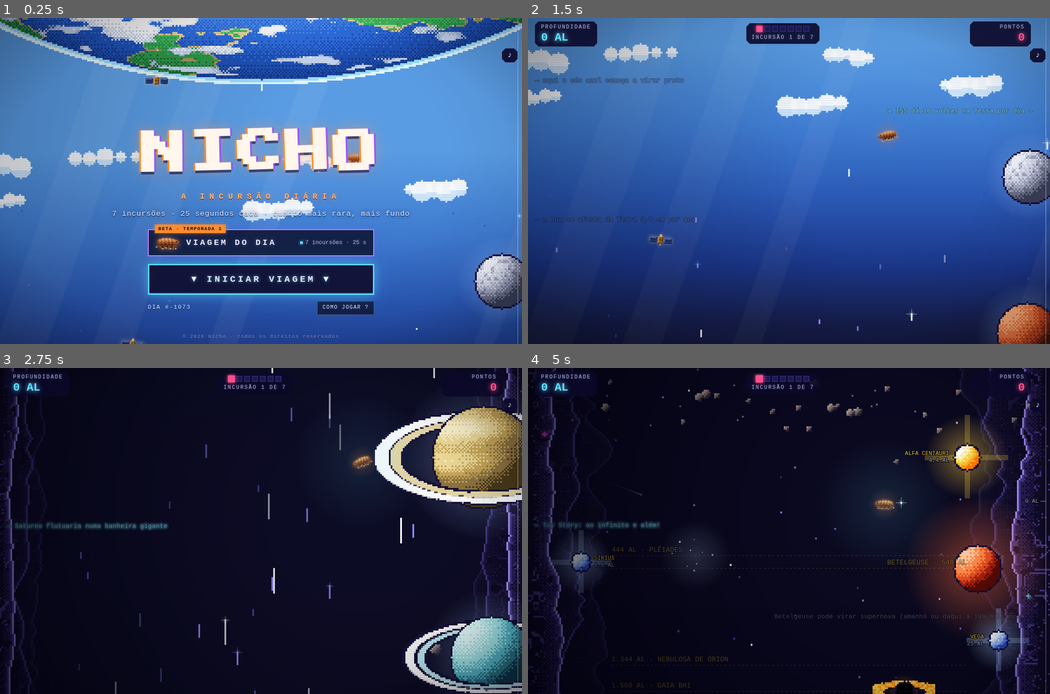
Above: before the commit, frames 1-4 (two rows, left to right).
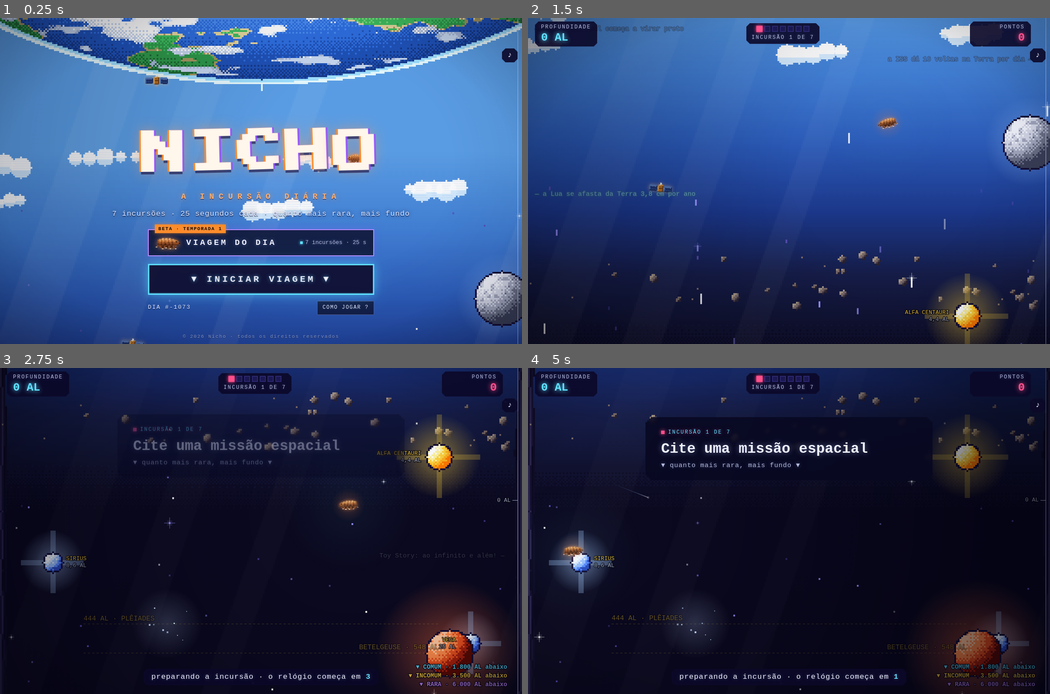
Above: after the commit, the same moments.

Repository: pedro1ace/nichoojogo
Game: browser game, page jogo/index.html
Two runs of this game, one before a commit and one after it. Both use one fixed random seed, a clock stepped at 60 frames per second and the inputs below.
Inputs:
- Up to frame 1 (0.25 s): no input
- Up to frame 2 (1.5 s): click "▼ INICIAR VIAGEM ▼" at 0.27 s; hold Right from 1.03 s (still down); tap Space at 1.1 s
- Up to frame 3 (2.75 s): release Right at 1.53 s; hold Down 1.58-1.85 s; tap Space at 1.6, 2.1, 2.6 s; hold Left 1.9-2.47 s; hold Right from 2.52 s (still down)
- Up to frame 4 (5 s): tap Space every 0.5 s from 3.1 to 4.6 s; release Right at 3.18 s; hold Left 3.23-3.67 s; hold Down 3.72-4.05 s; hold Right 4.1-4.6 s; hold Down 4.65-4.92 s; hold Left from 4.97 s (still down)

The runs differ from the first frame. In frame 1, 1.6% of the frame differs, in the area x 90-100%, y 72-95%; in frame 2, 64%, in the area x 0-100%, y 0-100%; in frame 3, 30%; in frame 4, 32%.

Commit message:
Escala visual maior (16 px por ponto), descida inicial curta e supernova épica (carrega, dobra espacial, impacto)
Co-Authored-By: Claude Opus 5.5 (1M context) <noreply@anthropic.com>
Claude-Session: https://claude.ai/code/session_01RMtWH58epNxSVSB9XNG4Xh

Diff:
--- a/jogo/cena.js
+++ b/jogo/cena.js
@@ -11,16 +11,16 @@
 // O começo da viagem (u de 0 a AL_INICIAL) é a saída do Sistema Solar, na descida inicial.
 
 const AL_POR_PONTO = 100; // anos-luz de verdade por ponto
-const U_POR_PONTO = 14; // unidades da cena por ponto: 7 px de queda por ponto
+const U_POR_PONTO = 32; // unidades da cena por ponto: 16 px de queda por ponto
 const AL_POR_U = AL_POR_PONTO / U_POR_PONTO;
 // Quanto cada resposta faz viajar, em unidades da cena (proporcional aos pontos:
-// óbvia 8 a 15 pts = 56 a 105 px; rara 60 a 90 = 420 a 630 px; supernova 100 = 700 px).
+// óbvia 8 a 15 pts = 128 a 240 px; rara 60 a 90 = 960 a 1.440 px; supernova 100 = 1.600 px).
 function viagem(pontos) {
   return pontos > 0 ? pontos * U_POR_PONTO : 0;
 }
-// A viagem "conta" depois de sair do Sistema Solar: ao iniciar, o tardígrado desce
-// da Terra, passa pelos planetas e chega aqui. Distância e réguas contam a partir daqui (o "0").
-const AL_INICIAL = 2000;
+// A viagem "conta" logo acima da atmosfera: ao iniciar, o tardígrado desce rapidinho
+// da Terra, passando pela Lua, até aqui. Distância e réguas contam a partir daqui (o "0").
+const AL_INICIAL = 420;
 // posição na cena (u) de algo a "al" anos-luz de verdade, e o contrário
 const U = (al) => AL_INICIAL + al / AL_POR_U;
 const anosLuz = (u) => Math.max(0, Math.round((u - AL_INICIAL) * AL_POR_U));
@@ -31,16 +31,19 @@
 
 // "Peso" da resposta: a óbvia é leve como uma pena, a rara é densa.
 function pesoQueda(pontos, supernova) {
-  return supernova ? 1 : Math.min(1, Math.max(0, pontos) / 100);
+  return supernova ? 2 : Math.min(1, Math.max(0, pontos) / 100);
 }
 // Quanto tempo a caixa leva para cair: a leve plana devagar, a pesada despenca.
 function duracaoQueda(pontos, supernova) {
+  if (supernova) return 3400; // carrega, segura e despenca
   return Math.round(3800 - 2000 * Math.sqrt(pesoQueda(pontos, supernova)));
 }
 // Curva da queda: leve = começa e termina macio (desliza); pesada = acelera até o fim
 // e para de uma vez (o "baque" e o tremor vêm na chegada).
 function curvaQueda(t, peso) {
   t = Math.min(1, Math.max(0, t)); // o quadro pode chegar um pouquinho antes do início
+  // supernova (peso 2): sobe um tiquinho carregando, e então mergulha acelerando até o fundo
+  if (peso > 1.5) return t < 0.22 ? -0.025 * Math.sin((Math.PI * t) / 0.22) : Math.pow((t - 0.22) / 0.78, 2.6);
   const leve = 0.5 - Math.cos(Math.PI * t) / 2;
   const pesada = Math.pow(t, 2.2);
   return leve + (pesada - leve) * Math.min(1, peso * 1.4);
@@ -73,17 +76,8 @@
 // "x" (0 a 1) é onde o corpo fica na tela; "dy" afasta um pouco o desenho na vertical;
 // "direita" põe o rótulo do outro lado (para marcos próximos não se atropelarem).
 const MARCOS = [
-  { al: 150, nome: "LUA", corpo: "lua" },
-  { al: 330, nome: "MARTE", corpo: "marte" },
-  { al: 480, nome: "CINTURÃO DE ASTEROIDES", cinturao: true },
-  { al: 680, nome: "JÚPITER", corpo: "jupiter" },
-  { al: 930, nome: "SATURNO", corpo: "saturno" },
-  { al: 1160, nome: "URANO", corpo: "urano" },
-  { al: 1360, nome: "NETUNO", corpo: "netuno" },
-  { al: 1530, nome: "PLUTÃO", corpo: "plutao" },
-  { al: 1650, nome: "CINTURÃO DE KUIPER", cinturao: true },
-  { al: 1760, nome: "VOYAGER 1", voyager: true },
-  { al: 1890, nome: "NUVEM DE OORT", cinturao: true },
+  { al: 170, nome: "LUA", corpo: "lua" },
+  { al: 330, nome: "CINTURÃO DE ASTEROIDES", cinturao: true },
   // a vizinhança do Sol: perto demais para linha, ficam em volta do ponto de partida
   { real: 4.4, nome: "ALFA CENTAURI", corpo: "estrela", x: 0.84, dy: -26, junto: true },
   { real: 8.6, nome: "SIRIUS", corpo: "azul", x: 0.1, dy: 34, junto: true },
@@ -104,10 +98,7 @@
 const CURIOSIDADES = [
   [40, "aqui o céu azul começa a virar preto"],
   [75, "a ISS dá 16 voltas na Terra por dia"],
-  [200, "a Lua se afasta da Terra 3,8 cm por ano"],
-  [760, "Júpiter tem mais de 90 luas"],
-  [1010, "Saturno flutuaria numa banheira gigante"],
-  [1800, "a Voyager 1 é o objeto humano mais distante da Terra"],
+  [230, "a Lua se afasta da Terra 3,8 cm por ano"],
   [U(200), "Toy Story: ao infinito e além!"],
   [U(950), "Betelgeuse pode virar supernova (amanhã ou daqui a 100 mil anos)"],
   [U(1900), "Gaia BH1 é o buraco negro mais perto da Terra que conhecemos"],
@@ -172,7 +163,7 @@
 }
 
 // 0 perto da Terra, 1 lá no fundo: controla vinheta, brilho e estrelas.
-const escuridao = (al) => Math.min(1, Math.max(0, al / 1200));
+const escuridao = (al) => Math.min(1, Math.max(0, al / 900));
 
 function novaTela(l, a) {
   const c = document.createElement("canvas");
@@ -499,6 +490,7 @@
   // o foguete acompanha a câmera com um atraso suave (mola), ao lado da palavra
   const foguete = { al: 0, x: 0, y: 0 };
   let flash = 0;
+  let dobra = 0; // supernova: as estrelas viram riscos, como num salto para a velocidade da luz
   let quadro = 0;
   let tempo = 0; // segundos: todo movimento usa o tempo, não o número do quadro
   let dt = 1 / 60;
@@ -683,7 +675,7 @@
       const desvio = camera.atual * PX_POR_AL * c.f;
       const primeiro = Math.floor((desvio - focoY) / BLOCO);
       const ultimo = Math.floor((desvio - focoY + A) / BLOCO);
-      const rastro = reduzirMovimento ? 0 : Math.min(16, (camera.velocidade * PX_POR_AL * c.f) / 30);
+      const rastro = reduzirMovimento ? 0 : Math.min(dobra > 0 ? 90 : 16, (camera.velocidade * PX_POR_AL * c.f) / (dobra > 0 ? 12 : 30));
       for (let k = primeiro; k <= ultimo; k++) {
         for (let i = 0; i < c.n; i++) {
           const yMundo = k * BLOCO + sorte(k, i * 7 + ci) * BLOCO;
@@ -754,7 +746,7 @@
   // conforme você desce (o espaço fica mais apertado). Duas camadas com
   // paralaxe: a de trás anda mais devagar e é mais clara.
   function aperto(al) {
-    return Math.min(1, Math.max(0, (al - 250) / 4000));
+    return Math.min(1, Math.max(0, (al - 250) / (U(15000) - 250)));
   }
   // Cristais que brilham dentro da rocha da frente, lá no fundo.
   function desenharLaterais() {
@@ -1044,7 +1036,7 @@
     }
   }
   function desenharBuracoNegro() {
-    const surge = Math.min(1, Math.max(0, (camera.atual - (AL_NEGATIVO - 600)) / 600));
+    const surge = Math.min(1, Math.max(0, (camera.atual - (AL_NEGATIVO - 1400)) / 1400));
     if (surge <= 0) return;
     const img = naves.buraco;
     const W = innerWidth, H = innerHeight;
@@ -1086,17 +1078,17 @@
   // bem mais devagar que a câmera (paralaxe), então fica na tela enquanto você responde
   // em vez de passar reto. Somam luz ao céu (não cobrem).
   const PAISAGENS = [
-    { al: U(1344), antes: 160, depois: 220, img: "orion", alfa: 0.95, x: 0.56, tam: 1 },
-    { al: U(4100), antes: 200, depois: 220, img: "orion", alfa: 0.8, x: 0.42, tam: 0.9, filtro: "hue-rotate(-38deg) saturate(1.3)", espelho: true },
-    { al: U(6500), antes: 90, depois: 110, img: "orion", alfa: 0.75, x: 0.24, tam: 0.38, filtro: "hue-rotate(150deg) saturate(1.6)", giro: 1.2 },
-    { al: U(7000), antes: 260, depois: 380, img: "pilares", alfa: 0.5, x: 0.5, tam: 1.2 },
-    { al: U(17000), antes: 380, depois: 380, aglomerado: { n: 420, raio: 90, cor: "255,240,215" }, x: 0.5 },
+    { al: U(1344), antes: 360, depois: 500, img: "orion", alfa: 0.95, x: 0.56, tam: 1 },
+    { al: U(4100), antes: 460, depois: 500, img: "orion", alfa: 0.8, x: 0.42, tam: 0.9, filtro: "hue-rotate(-38deg) saturate(1.3)", espelho: true },
+    { al: U(6500), antes: 200, depois: 160, img: "orion", alfa: 0.75, x: 0.24, tam: 0.38, filtro: "hue-rotate(150deg) saturate(1.6)", giro: 1.2 },
+    { al: U(7000), antes: 520, depois: 860, img: "pilares", alfa: 0.5, x: 0.5, tam: 1.2 },
+    { al: U(17000), antes: 860, depois: 860, aglomerado: { n: 420, raio: 90, cor: "255,240,215" }, x: 0.5 },
   ];
   function desenharPaisagem(p, al, W, H) {
     const d = al - p.al;
     const surge = d < 0 ? Math.min(1, Math.max(0, (d + p.antes) / (p.antes * 0.6))) : Math.min(1, Math.max(0, (p.depois - d) / (p.depois * 0.5)));
     if (surge <= 0) return;
-    const y = H * 0.5 - d * PX_POR_AL * escala * 0.22; // anda a 22% da velocidade da câmera
+    const y = H * 0.5 - d * PX_POR_AL * escala * 0.12; // anda a 12% da velocidade da câmera
     if (p.aglomerado) {
       tx.save();
       tx.globalAlpha = surge;
@@ -1145,7 +1137,7 @@
   // Espaço profundo: tudo fica na penumbra, menos a luz em volta da caixa que afunda.
   function desenharPenumbra() {
     // no estágio negativo a penumbra sai: ali a tela é clara e o buraco negro é o escuro
-    const k = negativo ? 0 : Math.min(1, Math.max(0, (camera.atual - U(9000)) / 900)) * 0.65;
+    const k = negativo ? 0 : Math.min(1, Math.max(0, (camera.atual - U(9000)) / (U(12000) - U(9000)))) * 0.65;
     if (k <= 0.01) return;
     const W = innerWidth, H = innerHeight;
     const cx = W / 2, cy = naTelaTexto(camera.atual) + 18;
@@ -1449,7 +1441,12 @@
     const k = c.peso; // 0 a 1.2
     if (k < 0.35) return; // comum e óbvia: só o pulinho da caixa
     const n = Math.round(20 + 120 * Math.min(1, k));
-    for (let i = 0; i < n; i++) {
+    if (c.supernova) {
+      dobra = 0;
+      aneis.push({ x: cx, y: cy, vida: -0.25, dura: 1.3, cor: "#ff4fd8", max: Math.max(innerWidth, innerHeight) * 0.9 });
+      if (window.Som && Som.buraco) Som.buraco();
+    }
+    for (let i = 0; i < n * (c.supernova ? 2 : 1); i++) {
       const a = Math.random() * Math.PI * 2;
       const v = (120 + Math.random() * 380) * (0.6 + k * 0.6);
       estouros.push({
@@ -1466,7 +1463,7 @@
     bordaCor = c.cor;
     borda = Math.min(1, 0.4 + k * 0.6);
     flash = Math.max(flash, c.supernova ? 0.85 : k > 0.6 ? 0.35 : 0.12);
-    tremer(6 + 22 * Math.min(1, k) + (c.supernova ? 10 : 0), 250 + 500 * k);
+    tremer(6 + 22 * Math.min(1, k) + (c.supernova ? 14 : 0), 250 + 500 * k + (c.supernova ? 500 : 0));
     mascote.pulo = 10 + 14 * k;
     felizAte = performance.now() + 2200;
     if (window.Som && Som.brilho) Som.brilho(k);
@@ -1796,6 +1793,7 @@
       camera.inicio = agora;
       camera.dura = duracaoQueda(pontos, supernova);
       camera.peso = pesoQueda(pontos, supernova);
+      if (supernova) dobra = 1;
       // a caixa anterior some (não ficam umas por cima das outras)
       for (const antiga of caixas) if (!antiga.saida) antiga.saida = agora;
       caixas.push({
--- a/jogo/jogo.js
+++ b/jogo/jogo.js
@@ -252,7 +252,7 @@
 }
 
 // profundidade total do dia: soma da viagem de cada resposta
-const DESCIDA_INICIAL = 5000; // passa pelo Sistema Solar inteiro antes da primeira pergunta
+const DESCIDA_INICIAL = 2600;
 
 // Quanto você viajou hoje. A câmera fica em AL_INICIAL + isso (ver cena.js).
 // Em anos-luz de verdade (1 ponto = 100 AL).
@@ -527,7 +527,7 @@
   Som.descer(Math.min(1, pontos / 100));
   registrar(cat, achada.resposta, pontos, supernova, percentil);
   // nas raras, a festa da chegada aparece sozinha antes do resultado
-  const pausa = supernova || pontos >= 60 ? 900 : pontos >= 35 ? 600 : 200;
+  const pausa = supernova ? 1400 : pontos >= 60 ? 900 : pontos >= 35 ? 600 : 200;
   setTimeout(() => mostrarResultado(cat, achada.resposta, pontos, supernova), duracaoQueda(pontos, supernova) + pausa);
 }
 
Not shown, changed: jogar.html
